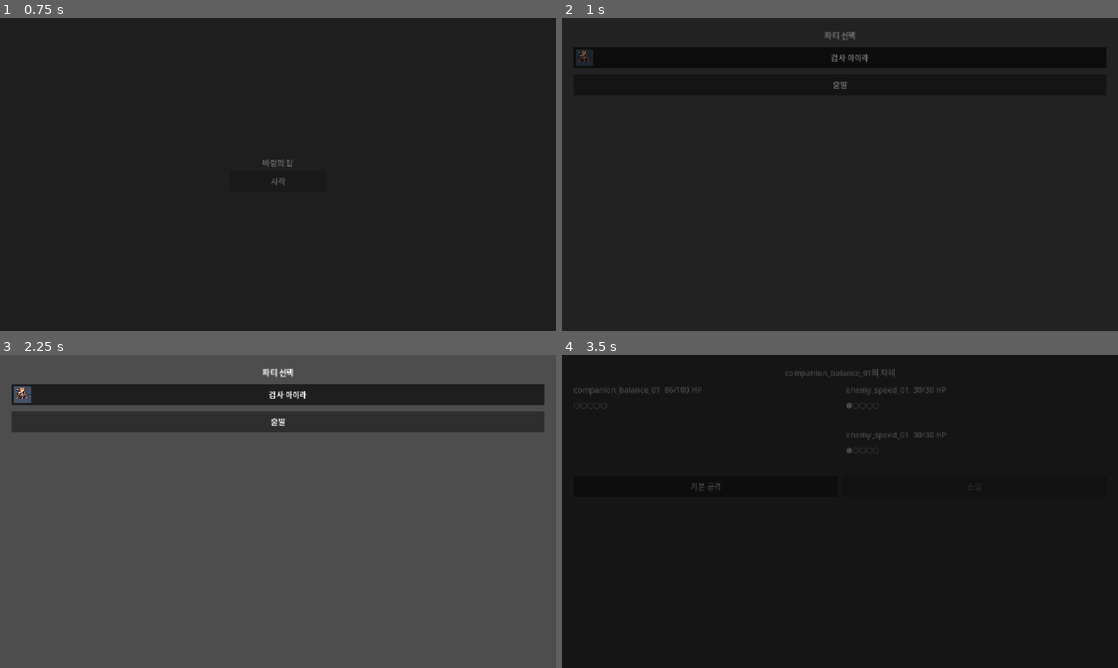
Above: before the commit, frames 1-4 (two rows, left to right).
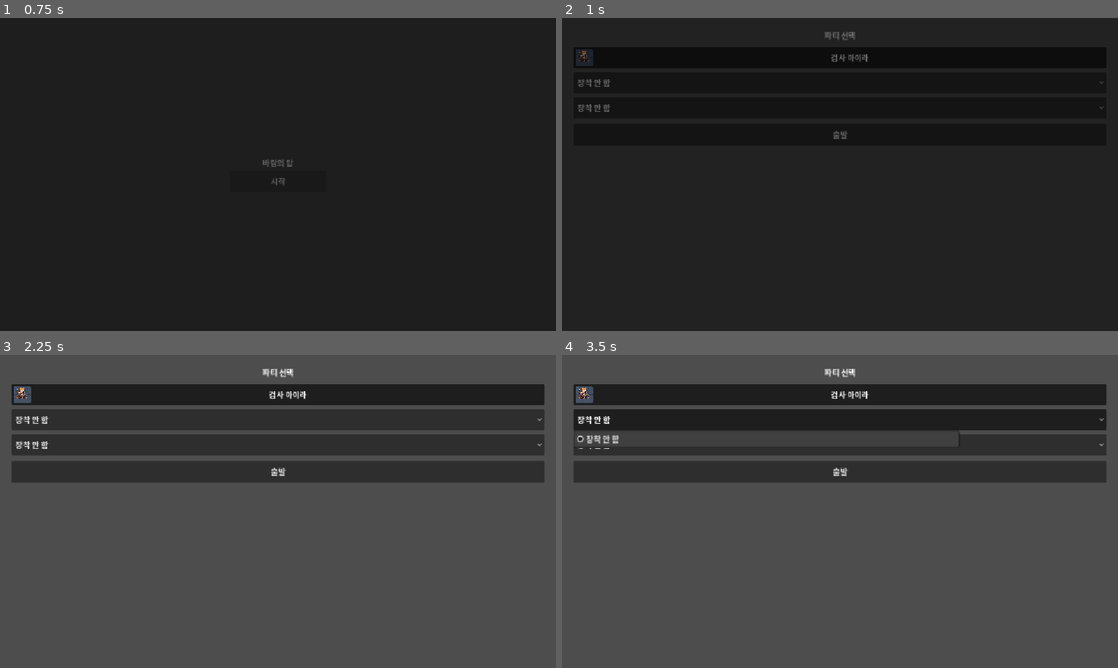
Above: after the commit, the same moments.

Repository: juunj-code/juunj
Game: Godot game, scene res://scenes/Boot.tscn
Two runs of this game, one before a commit and one after it. Both use one fixed random seed, a clock stepped at 60 frames per second and the inputs below.
Inputs (mouse positions are in pixels of both pictures, inside the frame that each line leads up to):
- Up to frame 1 (0.75 s): click "시작" at 0.5 s
- Up to frame 2 (1 s): no input
- Up to frame 3 (2.25 s): click "검사 아이라" at 1.25 s; click "검사 아이라" at 2 s
- Up to frame 4 (3.5 s): click (840, 420) at 2.75 s, where only the run after the commit has a clickable "장착 안 함"

Frame 1 is identical in both runs. In frame 2, 0.2% of the frame differs, in the area x 2-98%, y 19-39%; in frame 3, 14%; in frame 4, 87%, in the area x 0-100%, y 0-100%.

Commit message:
feat: add weapon/armor equipment picker to PartySelectScreen
Wires PartyComposition.equip() (#4 장비 x #15 파티 구성 dependency,
already pure-logic tested) into an OptionButton pair per selected
companion. Screen owns the RunManager.inventory side effect (append
previous item back, erase newly-picked one) -- the swap-returns-to-
inventory rule from design/gdd/장비.md's edge cases -- since
PartyComposition itself stays a plain in-memory selection state with
no RunManager dependency, matching how the rest of this screen layer
is split (see HudRules/BattleScreen precedent).

Deselecting a companion now also returns its picks to inventory
instead of leaking them.

Verified visually via a standalone debug harness: picked "철검" for
one companion, confirmed it vanished from the other companion's
weapon dropdown. 175/175 GUT still passing (no core logic touched).

Diff:
--- a/scenes/party_select_screen.gd
+++ b/scenes/party_select_screen.gd
@@ -1,14 +1,13 @@
 extends Control
-## S-03 PartySelectScreen. See design/gdd/파티-구성.md. Equipment slot picking
-## (weapon/armor) is skipped for this pass -- PartyComposition.build_party_config()
-## already defaults every slot to "" and #4's stat bonuses just won't apply;
-## noted as a follow-up, not a blocker for a playable loop.
+## S-03 PartySelectScreen. See design/gdd/파티-구성.md.
 
 @onready var _roster_container: VBoxContainer = %RosterContainer
 @onready var _start_button: Button = %StartButton
 
 var _composition: PartyComposition
 var _buttons: Dictionary = {} # companion_id -> Button
+var _weapon_pickers: Dictionary = {} # companion_id -> OptionButton
+var _armor_pickers: Dictionary = {} # companion_id -> OptionButton
 
 func _ready() -> void:
 	_composition = PartyComposition.new(ProgressManager.get_unlocked_companions())
@@ -32,13 +31,87 @@
 		_roster_container.add_child(button)
 		_buttons[id] = button
 
+		var weapon_picker := _build_equipment_picker(id, "weapon")
+		var armor_picker := _build_equipment_picker(id, "armor")
+		_roster_container.add_child(weapon_picker)
+		_roster_container.add_child(armor_picker)
+		_weapon_pickers[id] = weapon_picker
+		_armor_pickers[id] = armor_picker
+
+	_refresh_all_pickers()
+
+func _build_equipment_picker(id: String, slot: String) -> OptionButton:
+	var picker := OptionButton.new()
+	picker.custom_minimum_size = Vector2(0, 44)
+	picker.item_selected.connect(_on_equipment_selected.bind(id, slot, picker))
+	return picker
+
 func _on_companion_toggled(is_pressed: bool, id: String, button: Button) -> void:
 	if is_pressed:
 		if not _composition.select_companion(id):
 			button.button_pressed = false # rejected -- already full
 	else:
+		_return_equipment_to_inventory(id)
 		_composition.deselect_companion(id)
+	_refresh_all_pickers()
 	_refresh_start_button()
+
+## Deselecting a companion drops its slot picks -- return them to the shared
+## inventory instead of silently discarding the items.
+func _return_equipment_to_inventory(id: String) -> void:
+	var eq: Dictionary = _composition.equipment.get(id, {})
+	for slot_key in ["weapon_slot", "armor_slot"]:
+		var item_id: String = eq.get(slot_key, "")
+		if item_id != "":
+			RunManager.inventory.append(item_id)
+
+func _on_equipment_selected(index: int, id: String, slot: String, picker: OptionButton) -> void:
+	var new_item_id: String = picker.get_item_metadata(index)
+	var old_item_id: String = _composition.equipment[id]["%s_slot" % slot]
+	if old_item_id != "":
+		RunManager.inventory.append(old_item_id)
+	if new_item_id != "":
+		RunManager.inventory.erase(new_item_id)
+	_composition.equip(id, slot, new_item_id)
+	_refresh_all_pickers()
+
+## Rebuilds every visible picker's option list from the current shared
+## inventory (an equip on one companion removes that item from every other
+## companion's choices) and shows/hides pickers by selection state.
+func _refresh_all_pickers() -> void:
+	for id in _weapon_pickers:
+		var is_selected: bool = _composition.selected.has(id)
+		_weapon_pickers[id].visible = is_selected
+		_armor_pickers[id].visible = is_selected
+		if is_selected:
+			_rebuild_picker(_weapon_pickers[id], id, "weapon")
+			_rebuild_picker(_armor_pickers[id], id, "armor")
+
+func _rebuild_picker(picker: OptionButton, id: String, slot: String) -> void:
+	picker.clear()
+	picker.add_item("장착 안 함")
+	picker.set_item_metadata(0, "")
+	var equipped: String = _composition.equipment[id]["%s_slot" % slot]
+	var seen: Dictionary = {}
+	var index := 1
+	if equipped != "":
+		_add_picker_item(picker, index, equipped)
+		seen[equipped] = true
+		index += 1
+	for item_id in RunManager.inventory:
+		if seen.has(item_id):
+			continue
+		var item: EquipmentData = EquipmentDatabase.get_by_id(item_id)
+		if item.slot != slot:
+			continue
+		_add_picker_item(picker, index, item_id)
+		seen[item_id] = true
+		index += 1
+	picker.select(1 if equipped != "" else 0)
+
+func _add_picker_item(picker: OptionButton, index: int, item_id: String) -> void:
+	picker.add_item(EquipmentDatabase.get_by_id(item_id).name)
+	picker.set_item_metadata(index, item_id)
 
 func _refresh_start_button() -> void:
 	_start_button.disabled = not _composition.is_start_active()
